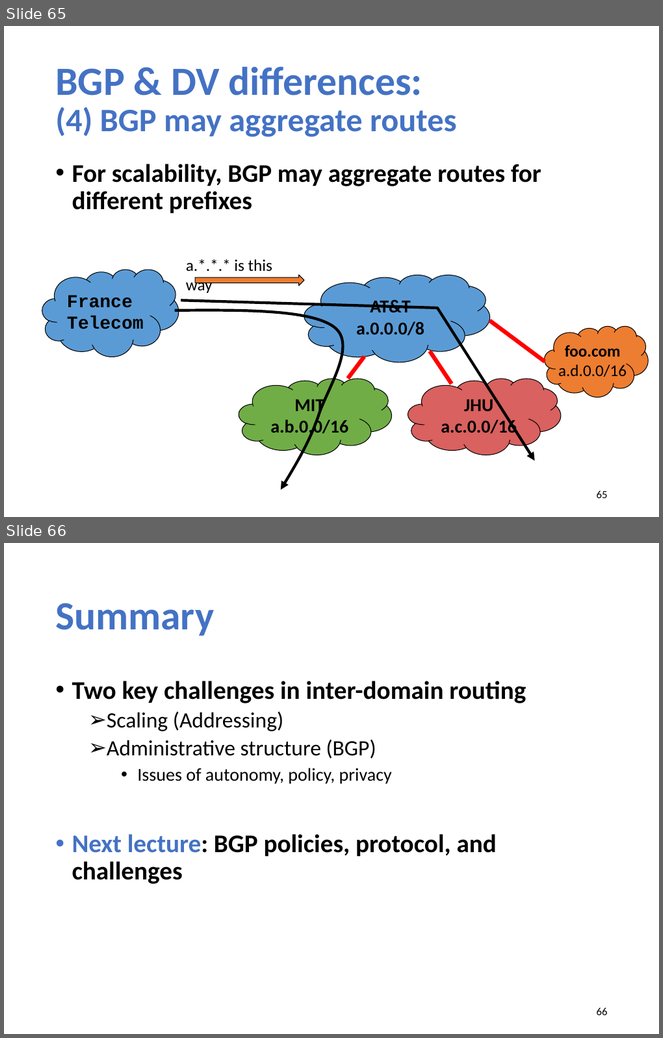
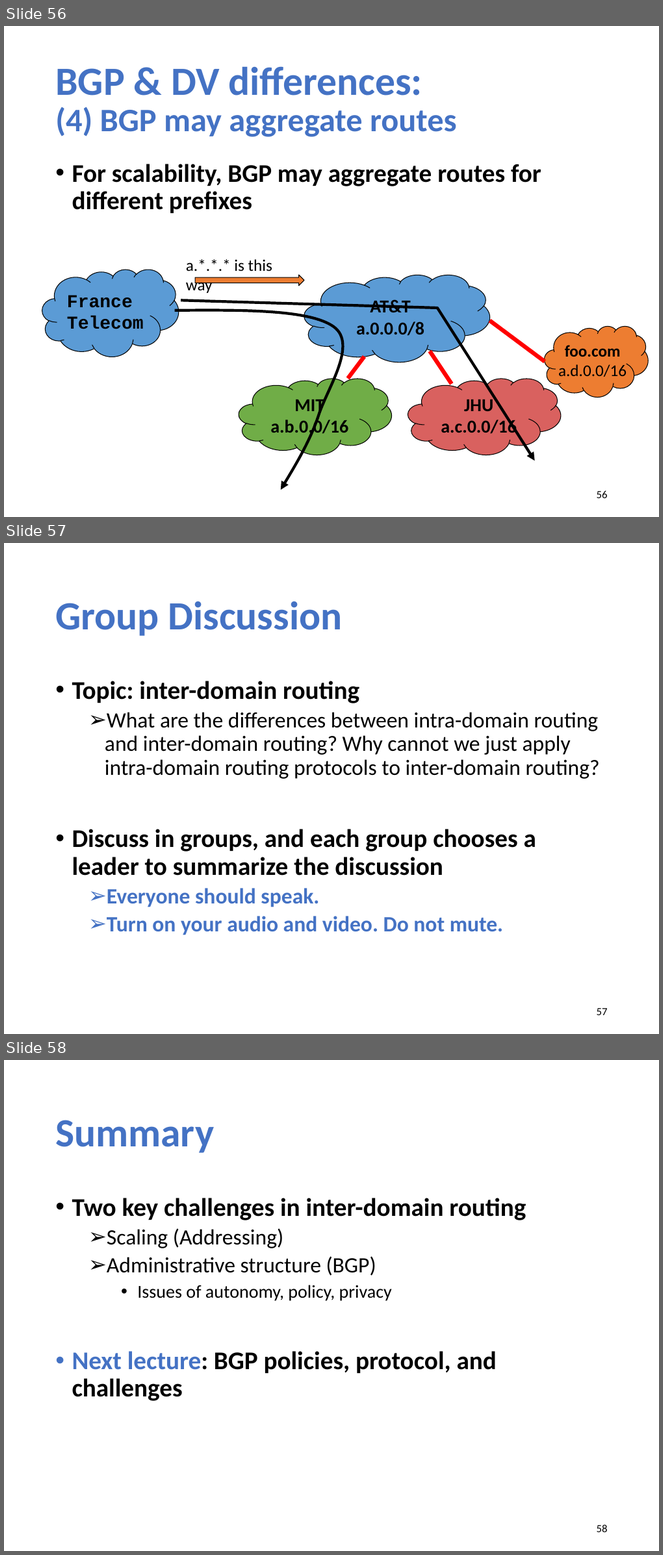
Before and after one commit to xinjin/course-net, a slide deck: slides/lec14_interdomain.pptx. Shown one above the other, each under a label of ours: slides 65 and 66 before the commit, slides 56, 57 and 58 after it. The pictures are 663x1038 and 663x1555 pixels, drawn with LibreOffice and Linux fonts; fonts in the diff are those of the drawing. Boxes give left, top, right and bottom in pixels: in the first picture for what was removed or moved away, otherwise in the second. Text is boxed around its words. In the diff, an @@ line names an element or a change of style, - is before the commit and + after.

```diff
--- a/slides/lec14_interdomain.pptx
+++ b/slides/lec14_interdomain.pptx
@@ slide 57 added at (4,543,659,1034), background #FFFFFF @@
@@ title added at (55,601,342,636), 44 pt, text #4472C4, bold @@
+Group Discussion
@@ text added at (72,681,600,936), 24 pt, text #000000, bold @@
+• Topic: inter-domain routing
+  ➢ What are the differences between intra-domain routing and inter-domain routing? Why cannot we just apply intra-domain routing protocols to inter-domain routing?
+• Discuss in groups, and each group chooses a leader to summarize the discussion
+  ➢ Everyone should speak.
+  ➢ Turn on your audio and video. Do not mute.
@@ page number added at (597,1008,608,1016), 12 pt, text #000000 @@
+57
@@ what was slide 65 is now slide 56 @@
@@ page number at (597,491,608,499): text changed @@
-65
+56
@@ what was slide 66 is now slide 58 @@
@@ page number at (597,1525,608,1533): text changed @@
-66
+58
```
Also in this commit, not shown: 7 slides changed, 9 slides removed, 1 other file.
